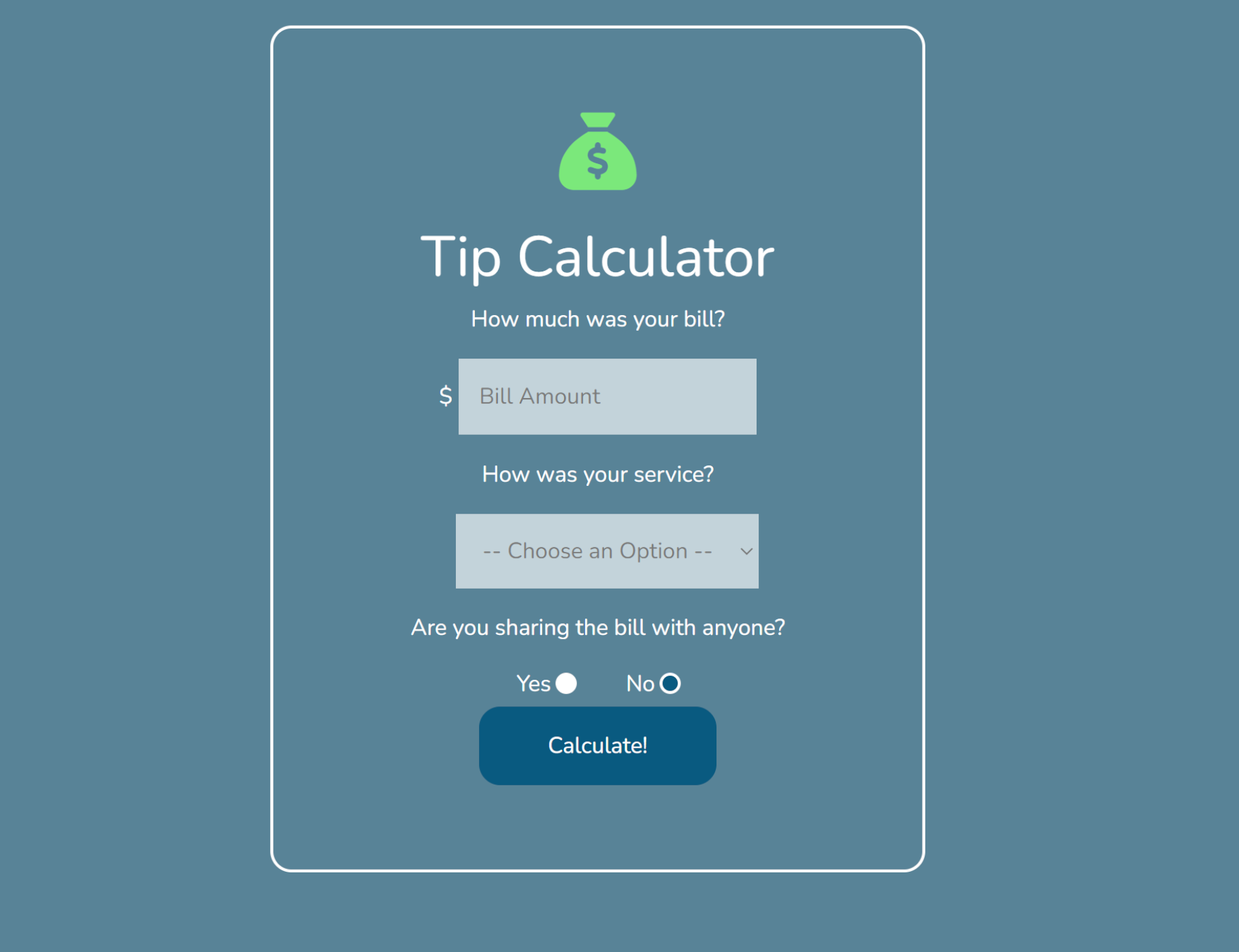
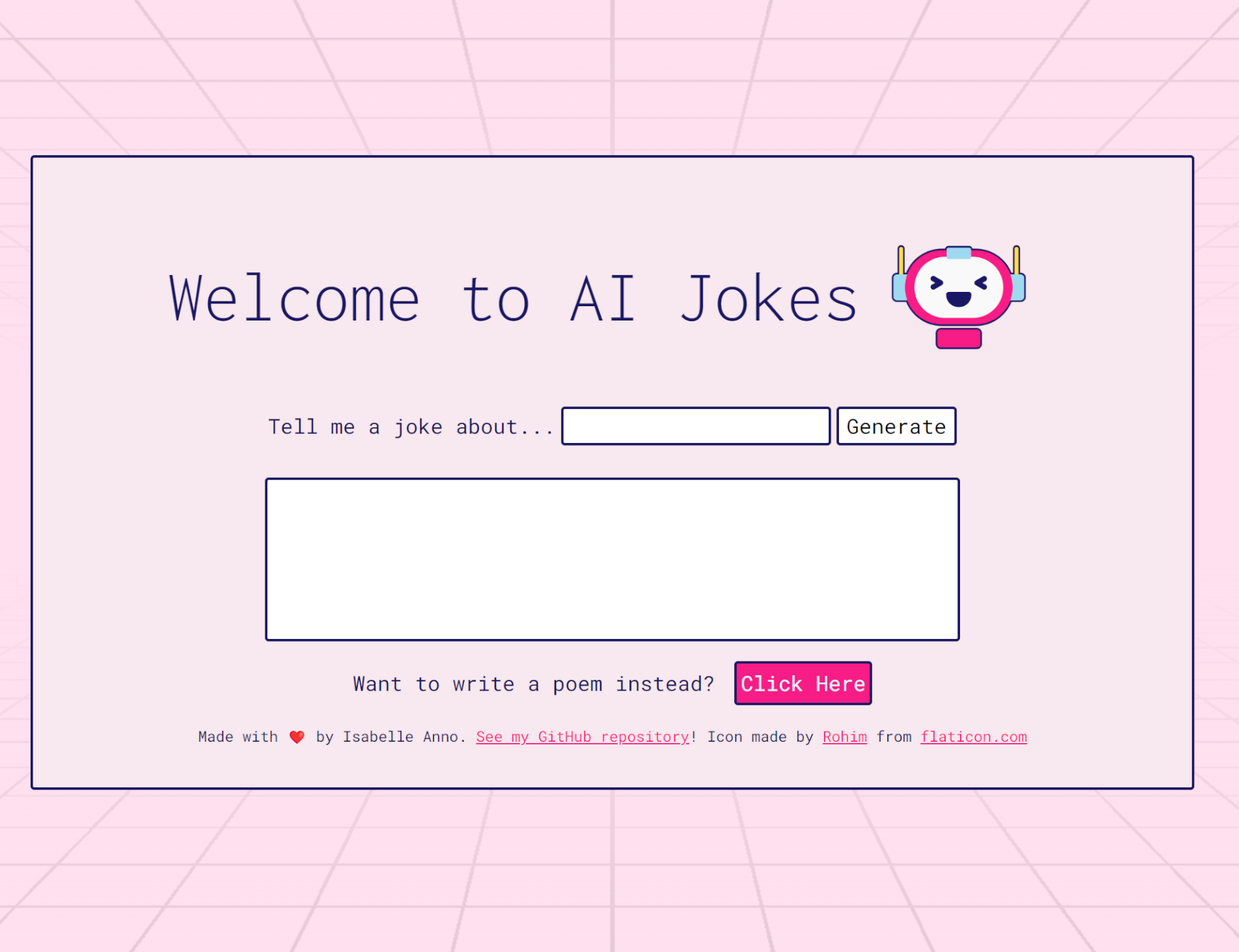
Two versions of the same layered image (1239 × 952). Layer-by-layer changes:
renamed "tips.png" to "jokes.png copy", painted on it over [0, 0, 1239, 952]
removed layer "bg" over [0, 0, 1239, 952]
